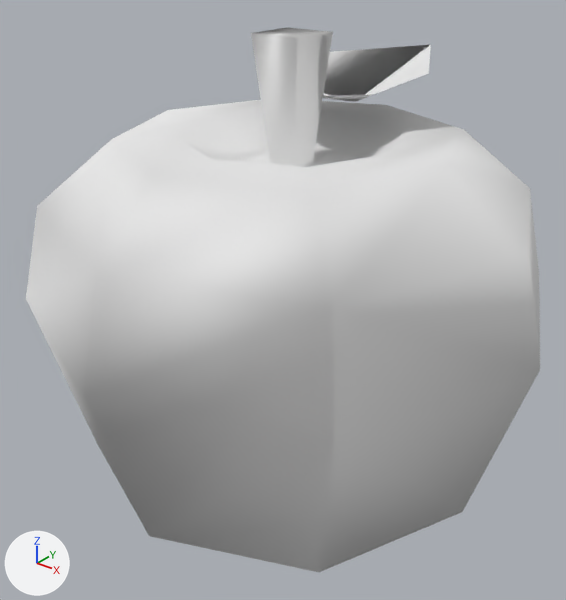
The OBJ model assets/models/builtin/indoor/props/indoor_props_apple/model.obj: old version first, new version second.
Before and after are seen from a 50 mm lens placed at (0.167, -0.214, 0.224), pointed at (-0.002, -0.003, 0.093). The axes (+X, +Y, +Z) are drawn at lower left. The lights are the same throughout. The older version comes first. Where no turn or scale is listed for an object, it has been applied to the vertices.

Before the edit, the objects in view are built like this:
```python
mat_colormap = principled_material('colormap')
mat_colormap.base_color = (0.8, 0.8, 0.8)  # white #e7e7e7
mat_colormap.roughness = 1.0
me_model = bpy.data.meshes.new('model')
me_model.from_pydata(...)  # 71 vertices, 130 faces; spans x -0.098..0.098, y -0.098..0.098, z 0.0..0.191
me_model.materials.append(mat_colormap)  # white #e7e7e7
ob_model = bpy.data.objects.new('model', me_model)
ob_model.location = (0.0, 0.0, 0.0)
```
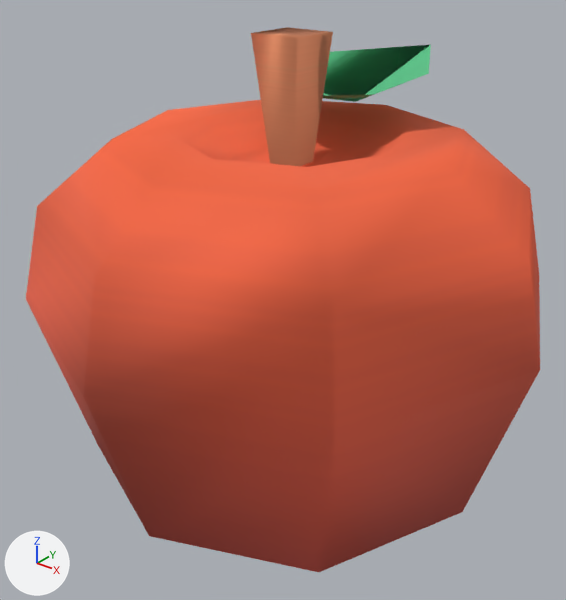
Where the change shows, as pixel boxes [x1, y1, x2, y2] in the pictures (566 x 600 px):
'model', surface changed (white to red): [26, 27, 540, 572] in both

The change in detail:
Picture 'colormap.png' (img_colormap_png) is new.
In material 'colormap' (mat_colormap), base_color is no longer (0.8, 0.8, 0.8), white #e7e7e7.
In material 'colormap' (mat_colormap), texture is now set to img_colormap_png.
